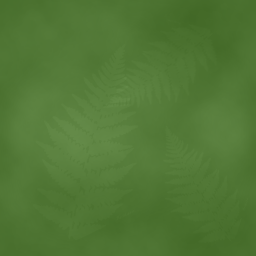
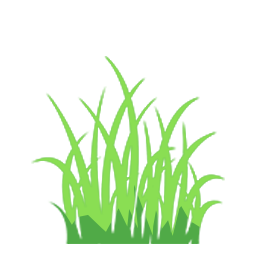
Before/after of a (256, 256) layered artwork. What changed in the layer stack:
hid group "overlay" (11 layers) over [0, 0, 256, 256]
hid group "leafs 2" (3 layers) over [5, 6, 256, 255]
added group "grass" (1st of 2, in "woods") with 2 layers in group "woods" over [31, 56, 225, 244]
added layer "Layer 30 copy" in group "grass" over [31, 56, 225, 236]
added layer "Layer 30" in group "grass" over [31, 56, 225, 244]
hid group "woods 3" (3 layers) over [0, 0, 256, 256]
